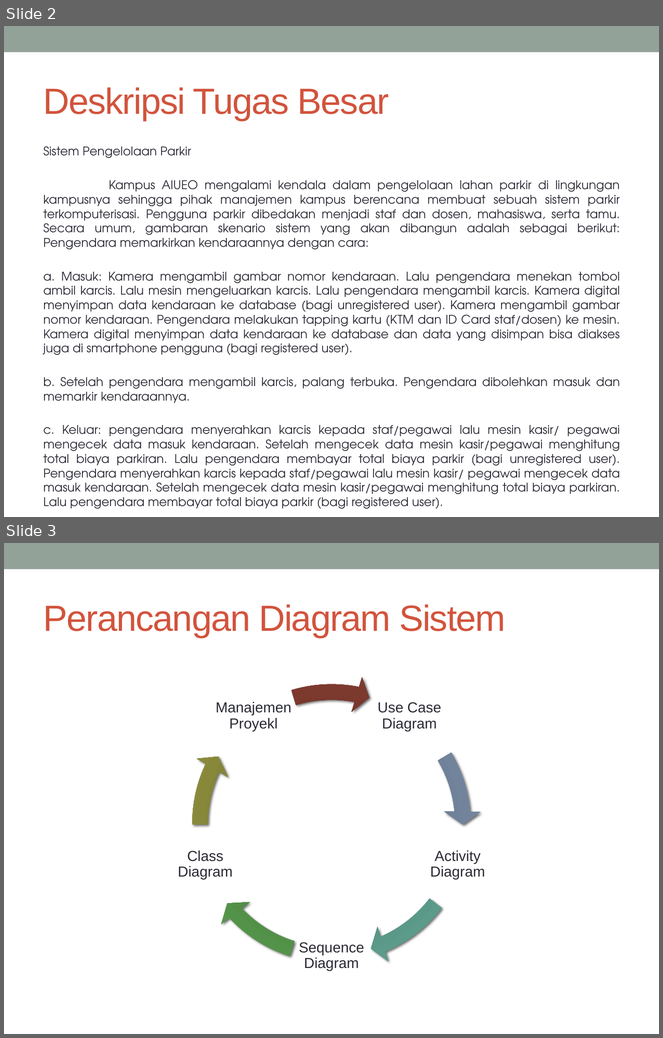
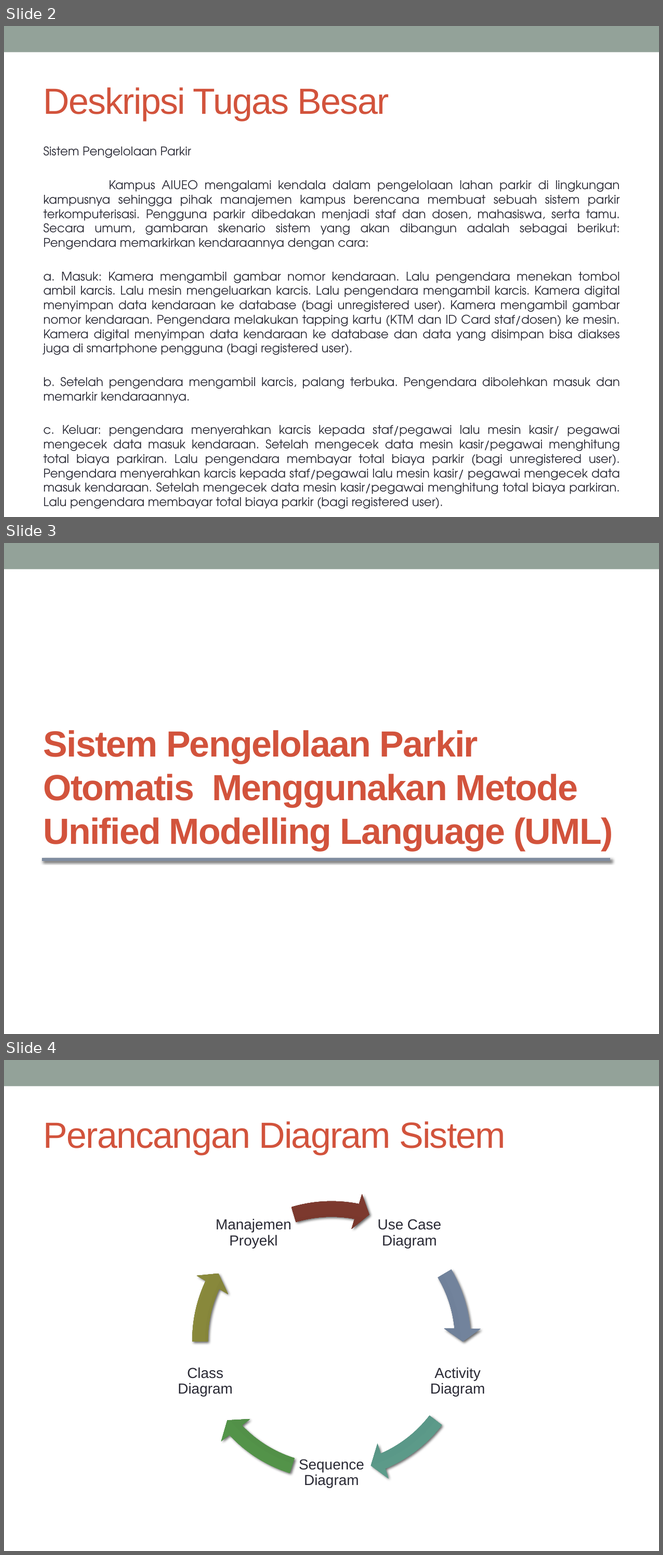
Before and after one commit to TUGAS-BESAR-RPL-II/raniwahyua29, a slide deck: PPT_029.037.042.pptx. Shown one above the other, each under a label of ours: slides 2 and 3 before the commit, slides 2, 3 and 4 after it. The pictures are 663x1038 and 663x1555 pixels, drawn with LibreOffice and Linux fonts; fonts in the diff are those of the drawing. Boxes give left, top, right and bottom in pixels: in the first picture for what was removed or moved away, otherwise in the second. Text is boxed around its words. In the diff, an @@ line names an element or a change of style, - is before the commit and + after.

```diff
--- a/PPT_029.037.042.pptx
+++ b/PPT_029.037.042.pptx
@@ slide 3 added at [4, 543, 659, 1034], background #FFFFFF; not listed: 1 template element that a slide beside it also shows @@
@@ title added at [44, 730, 613, 851], 40 pt, text #D2533C, bold @@
+Sistem Pengelolaan Parkir Otomatis Menggunakan Metode Unified Modelling Language (UML)
@@ line added from (42, 860) to (610, 860), #808DA0 3.5 pt @@
@@ what was slide 3 is now slide 4 @@
```
Also in this commit, not shown: 2 slides changed, 1 other slide added, 4 other files.
